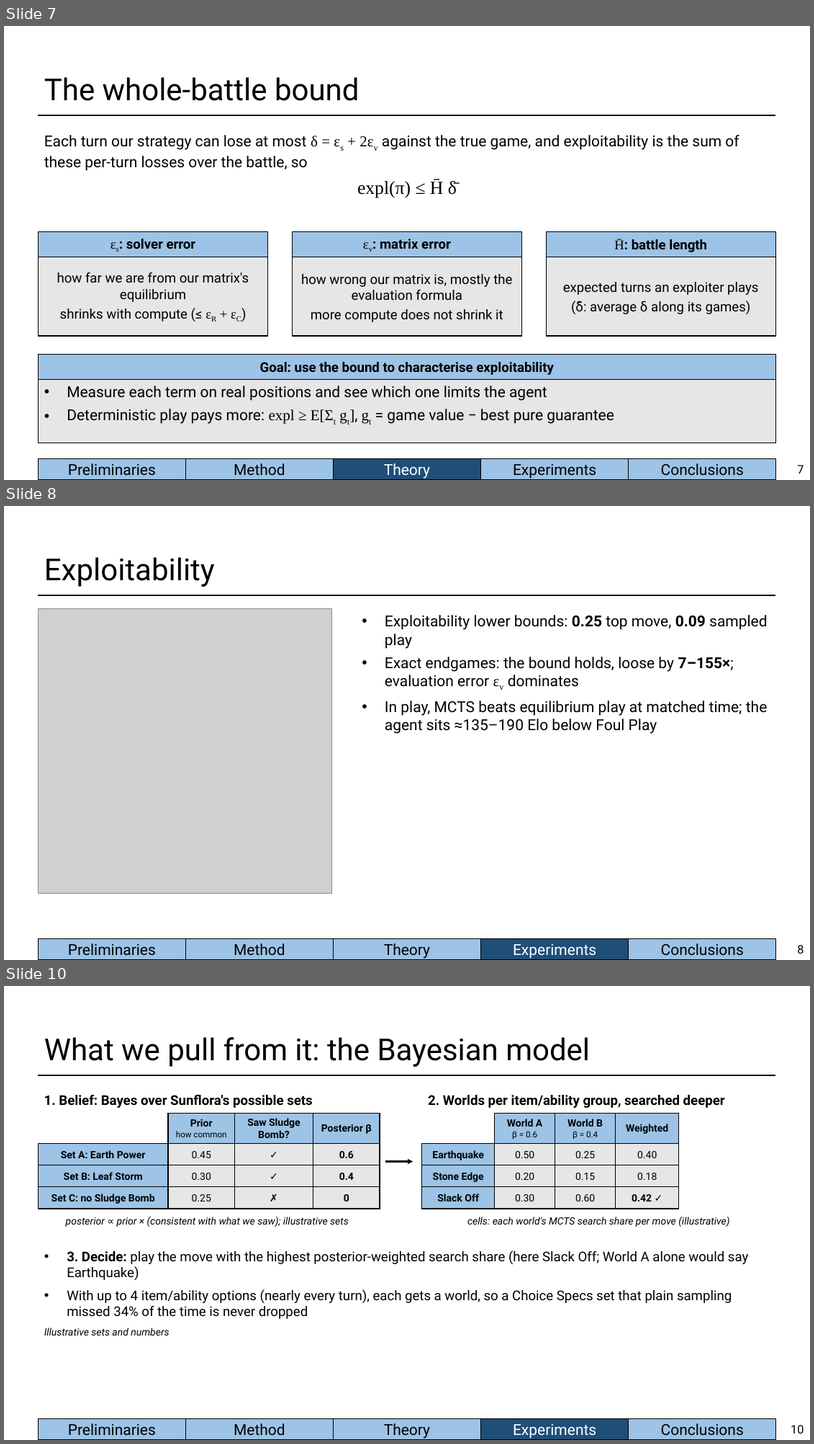
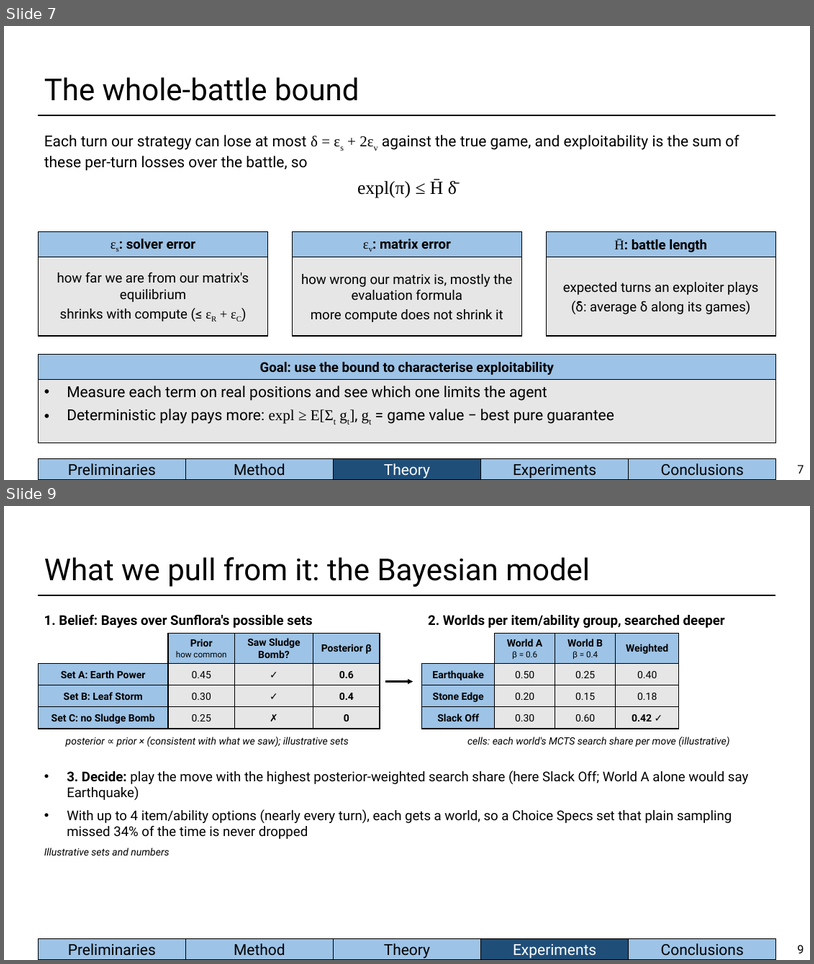
Before and after one commit to BioFanat/pokemon-equilibrium-engine, a slide deck: report/slides/deck.pptx. Shown one above the other, each under a label of ours: slides 7, 8 and 10 before the commit, slides 7 and 9 after it; the slides between them are not shown. The pictures are 814x1444 and 814x964 pixels, drawn with LibreOffice and Linux fonts; fonts in the diff are those of the drawing; grey boxes stand for pictures. Boxes give left, top, right and bottom in pixels: in the first picture for what was removed or moved away, otherwise in the second. Text is boxed around its words. In the diff, an @@ line names an element or a change of style, - is before the commit and + after.

```diff
--- a/report/slides/deck.pptx
+++ b/report/slides/deck.pptx
@@ slide 8 removed at (x1=4, y1=506, x2=810, y2=960), background #FFFFFF; not listed: 6 template elements that a slide beside it also shows @@
@@ title removed at (x1=44, y1=557, x2=215, y2=587) @@
-Exploitability
@@ picture removed at (x1=39, y1=609, x2=332, y2=893) @@
@@ text removed at (x1=385, y1=615, x2=768, y2=734) @@
-• Exploitability lower bounds: 0.25 top move, 0.09 sampled play
-• Exact endgames: the bound holds, loose by 7–155×; evaluation error εv dominates
-• In play, MCTS beats equilibrium play at matched time; the agent sits ≈135–190 Elo below Foul Play
@@ page number removed at (x1=797, y1=944, x2=804, y2=953) @@
-8
@@ what was slide 10 is now slide 9 @@
@@ page number at (x1=797, y1=944, x2=804, y2=953): text changed @@
-10
+9
```
Also in this commit, not shown: 1 slide added, 1 other slide removed, 6 other files.
